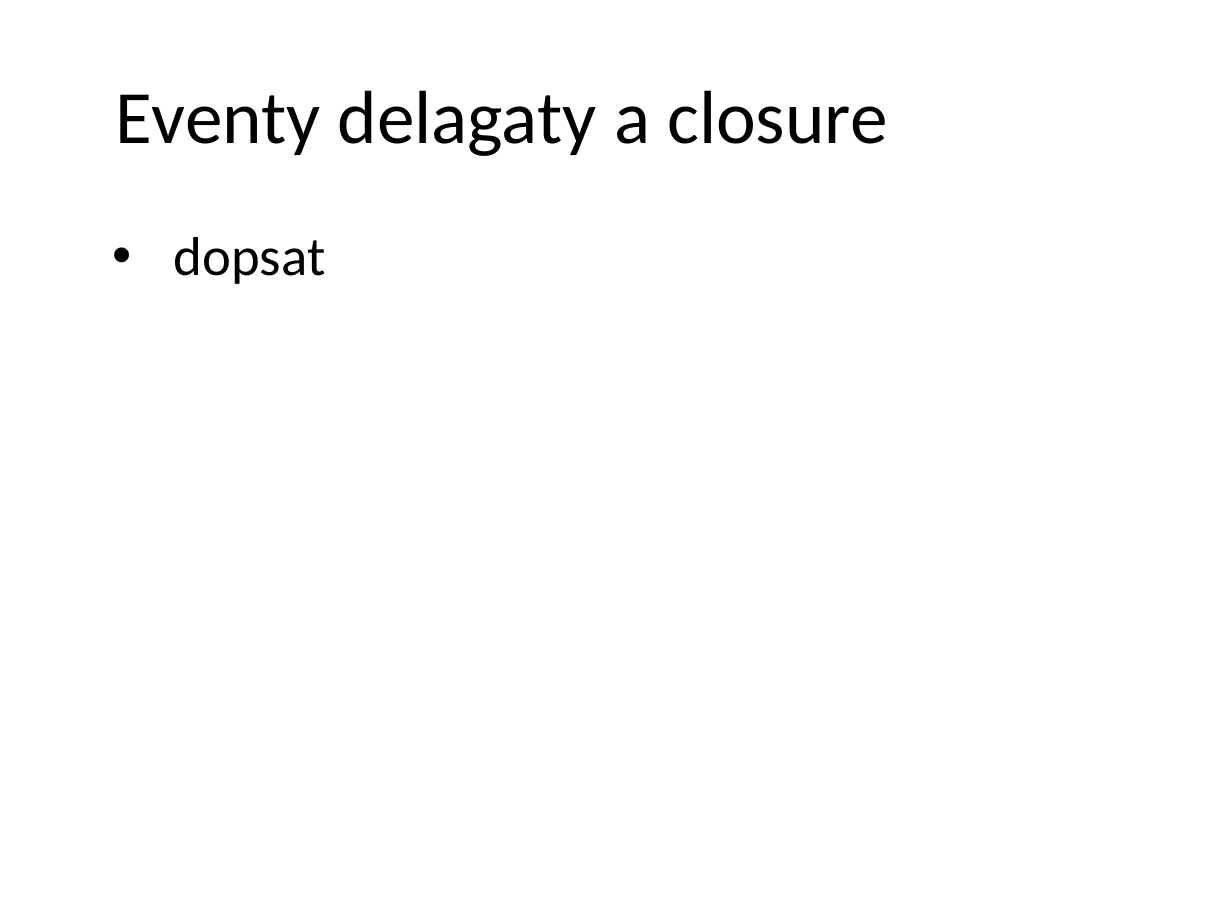
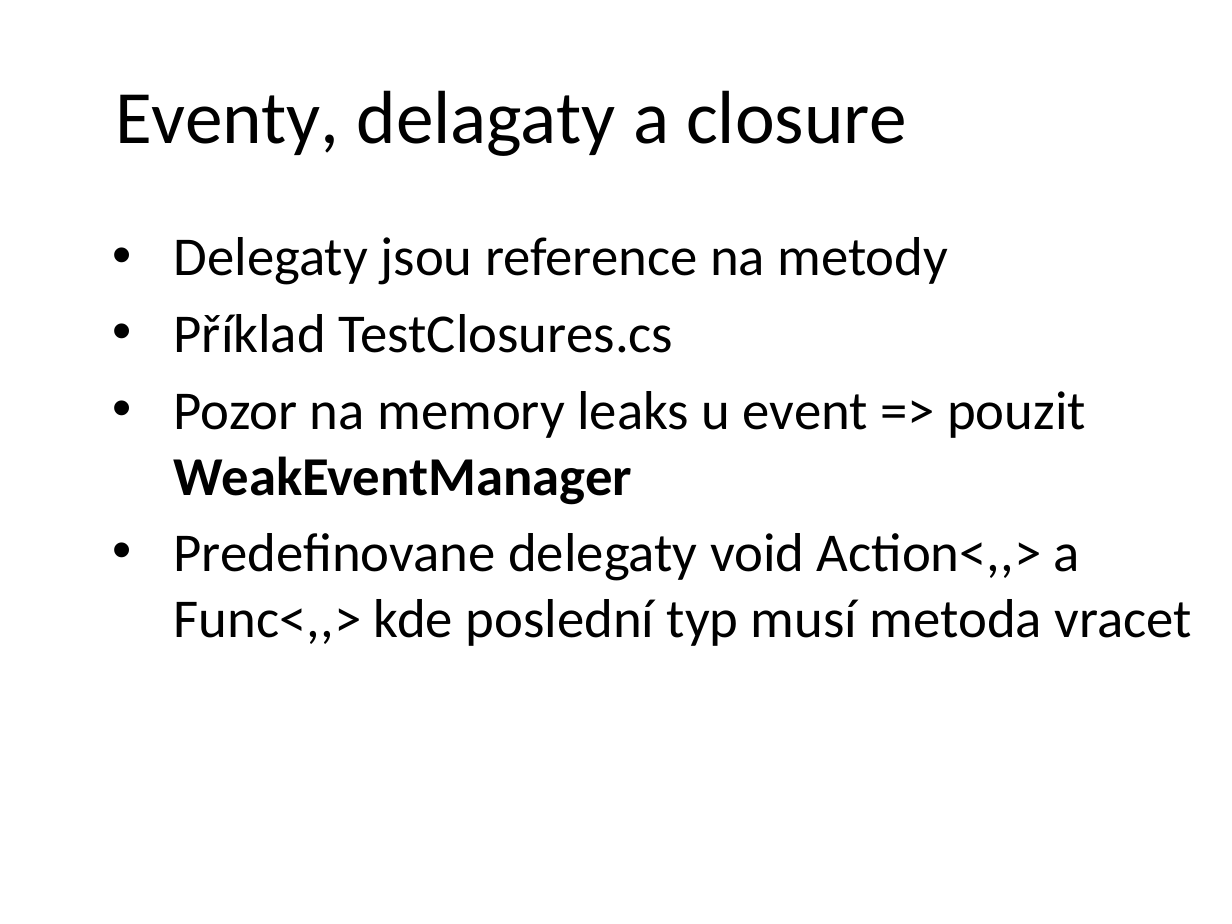
Before and after one commit to petrbalat/Skoleni-Csharp-NET, a slide deck: slide 15 of prezentace.pptx (slide 13 before the commit). Drawn at 1232x924 pixels with LibreOffice and Linux fonts; fonts in the diff are those of the drawing; background and template pictures are left out. Boxes give left, top, right and bottom in pixels: in the first picture for what was removed or moved away, otherwise in the second. Text is boxed around its words. In the diff, an @@ line names an element or a change of style, - is before the commit and + after.

```diff
--- a/prezentace.pptx
+++ b/prezentace.pptx
@@ title at (x1=115, y1=90, x2=906, y2=156): text changed @@
-Eventy delagaty a closure
+Eventy, delagaty a closure
@@ text at (x1=174, y1=237, x2=1192, y2=646): text changed @@
-• dopsat
+• Delegaty jsou reference na metody
+• Příklad TestClosures.cs
+• Pozor na memory leaks u event => pouzit WeakEventManager
+• Predefinovane delegaty void Action<,,> a Func<,,> kde poslední typ musí metoda vracet
```
Also in this commit, not shown: 4 other slides changed, 1 slide added, 2 other files.
